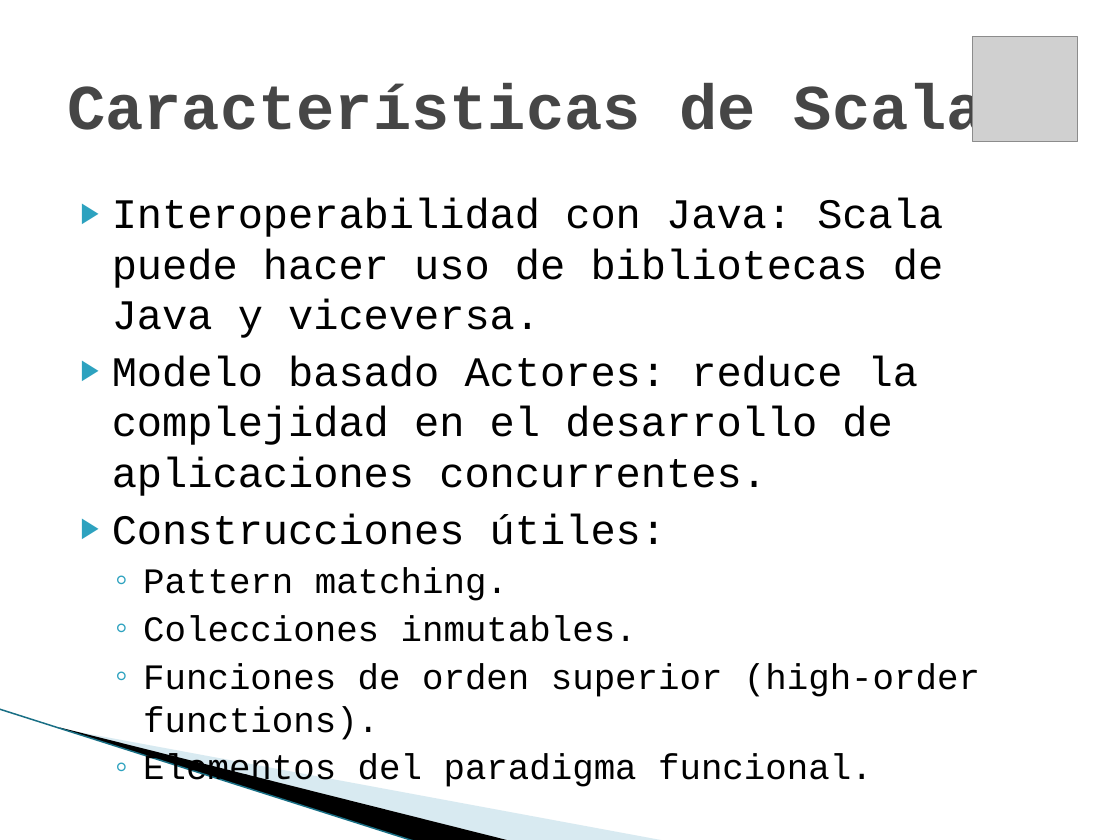
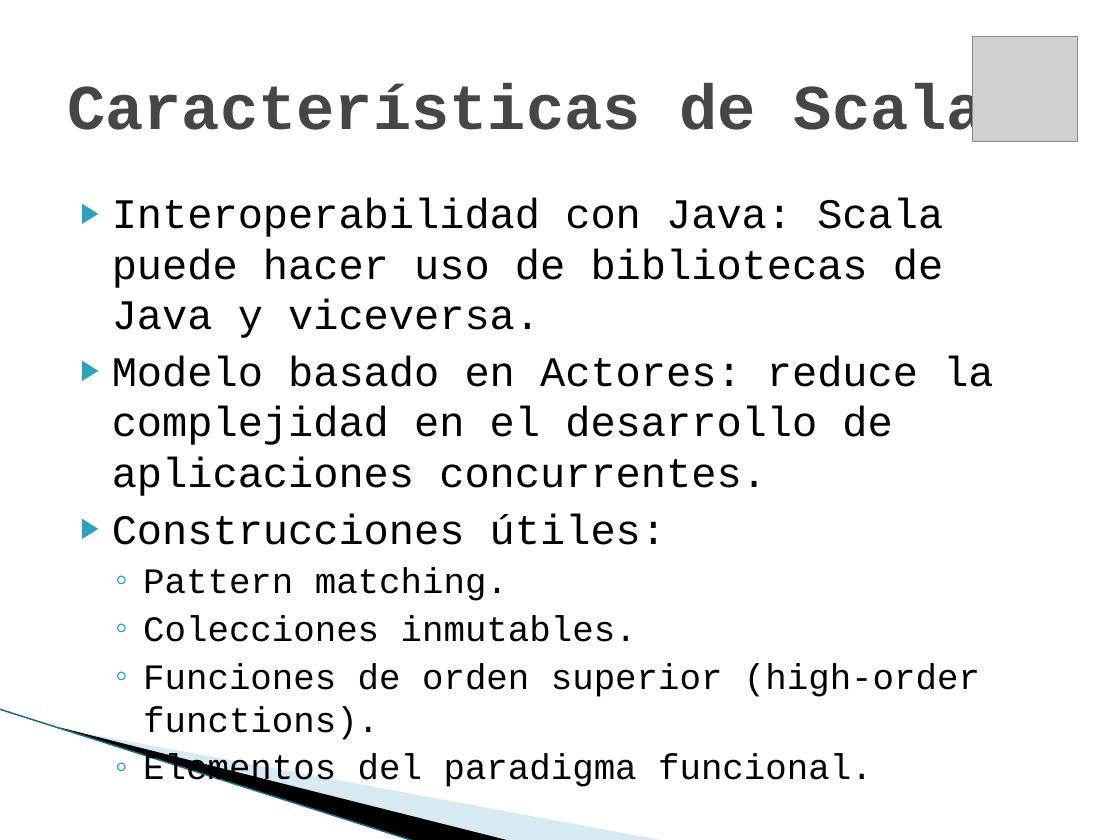
Before and after one commit to maurociancio/parallel-editor, a slide deck: slide 13 of doc/presentacion/presentacion.pptx. Drawn at 1120x840 pixels with LibreOffice and Linux fonts; fonts in the diff are those of the drawing; grey boxes stand for pictures; background and template pictures are left out. Boxes give left, top, right and bottom in pixels: in the first picture for what was removed or moved away, otherwise in the second. Text is boxed around its words. In the diff, an @@ line names an element or a change of style, - is before the commit and + after.

Commit message:
presentacion

```diff
--- a/doc/presentacion/presentacion.pptx
+++ b/doc/presentacion/presentacion.pptx
@@ text at [112,356,993,496]: text changed @@
-▶ Modelo basado Actores: reduce la complejidad en el desarrollo de aplicaciones concurrentes.
+▶ Modelo basado en Actores: reduce la complejidad en el desarrollo de aplicaciones concurrentes.
```
Also in this commit, not shown: 2 other slides changed.
